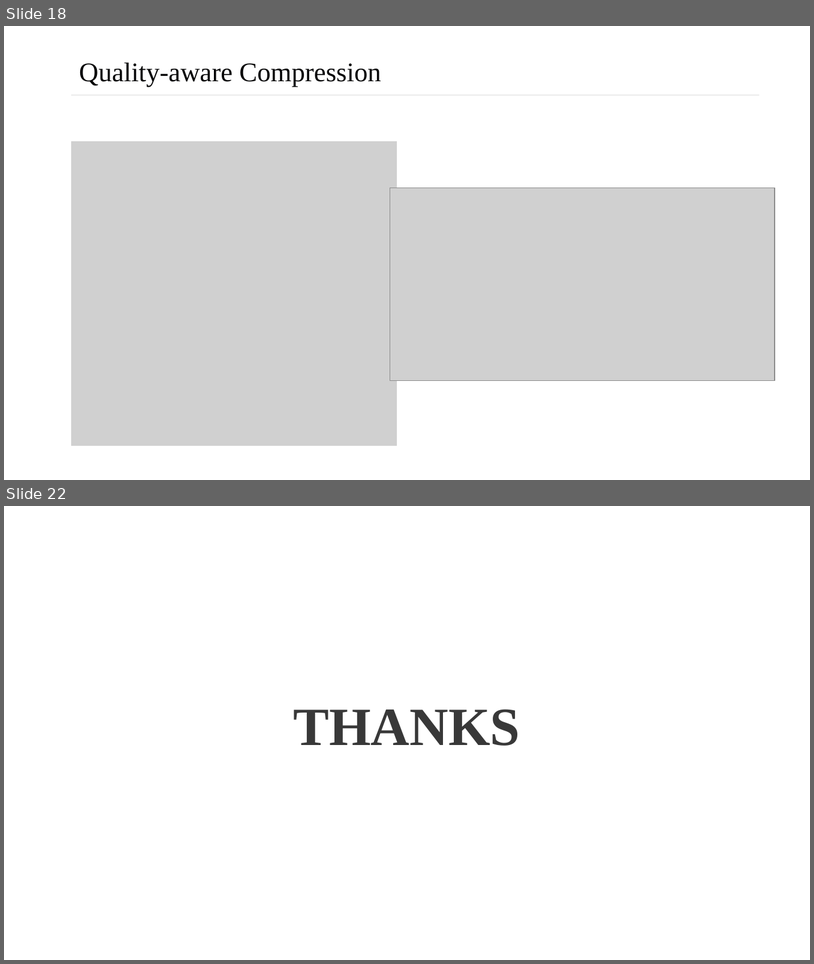
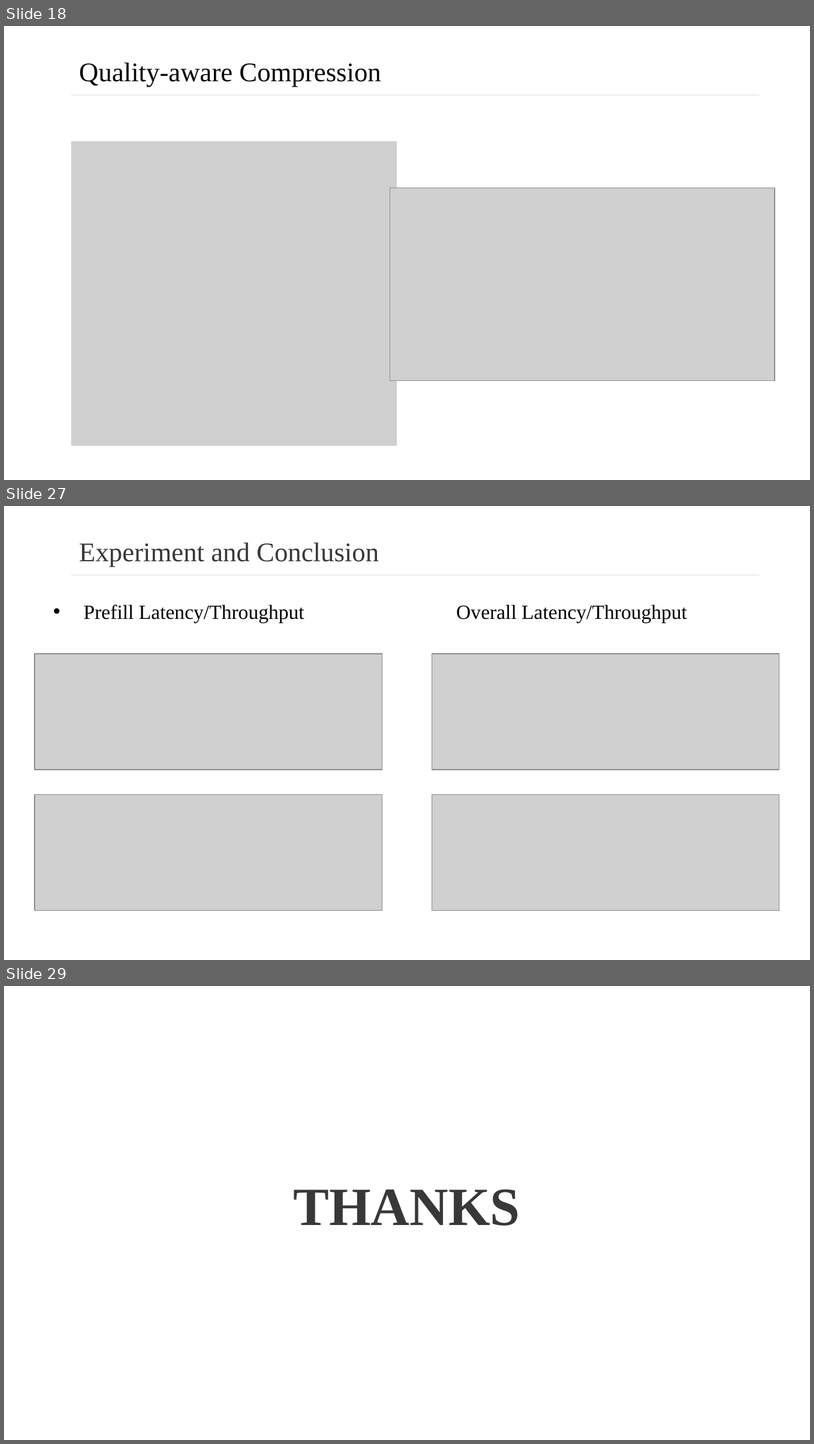
Before and after one commit to cseuconn/CSE-2024-Fall-OS, a slide deck: Kexin_Ricky_Dawei_John/Accelerating Trasformers via Multi-tiered Memory.pptx. Shown one above the other, each under a label of ours: slides 18 and 22 before the commit, slides 18, 27 and 29 after it; the slides between them are not shown. The pictures are 814x964 and 814x1444 pixels, drawn with LibreOffice and Linux fonts; fonts in the diff are those of the drawing; grey boxes stand for pictures. Boxes give left, top, right and bottom in pixels: in the first picture for what was removed or moved away, otherwise in the second. Text is boxed around its words. In the diff, an @@ line names an element or a change of style, - is before the commit and + after.

```diff
--- a/Kexin_Ricky_Dawei_John/Accelerating Trasformers via Multi-tiered Memory.pptx
+++ b/Kexin_Ricky_Dawei_John/Accelerating Trasformers via Multi-tiered Memory.pptx
@@ slide 27 added at (x1=4, y1=506, x2=810, y2=960), background #FFFFFF @@
@@ text added at (x1=79, y1=543, x2=379, y2=567), 24 pt, text #383838 @@
+Experiment and Conclusion
@@ rectangle added at (x1=71, y1=574, x2=759, y2=574), fill #646464 @@
@@ text added at (x1=84, y1=604, x2=687, y2=622), 18 pt, text #000000 @@
+• Prefill Latency/Throughput Overall Latency/Throughput
@@ picture added at (x1=35, y1=654, x2=382, y2=769) @@
@@ picture added at (x1=432, y1=654, x2=780, y2=769) @@
@@ picture added at (x1=35, y1=794, x2=382, y2=910) @@
@@ picture added at (x1=432, y1=794, x2=780, y2=910) @@
@@ what was slide 22 is now slide 29 @@
```
Also in this commit, not shown: 6 slides changed, 6 other slides added.
